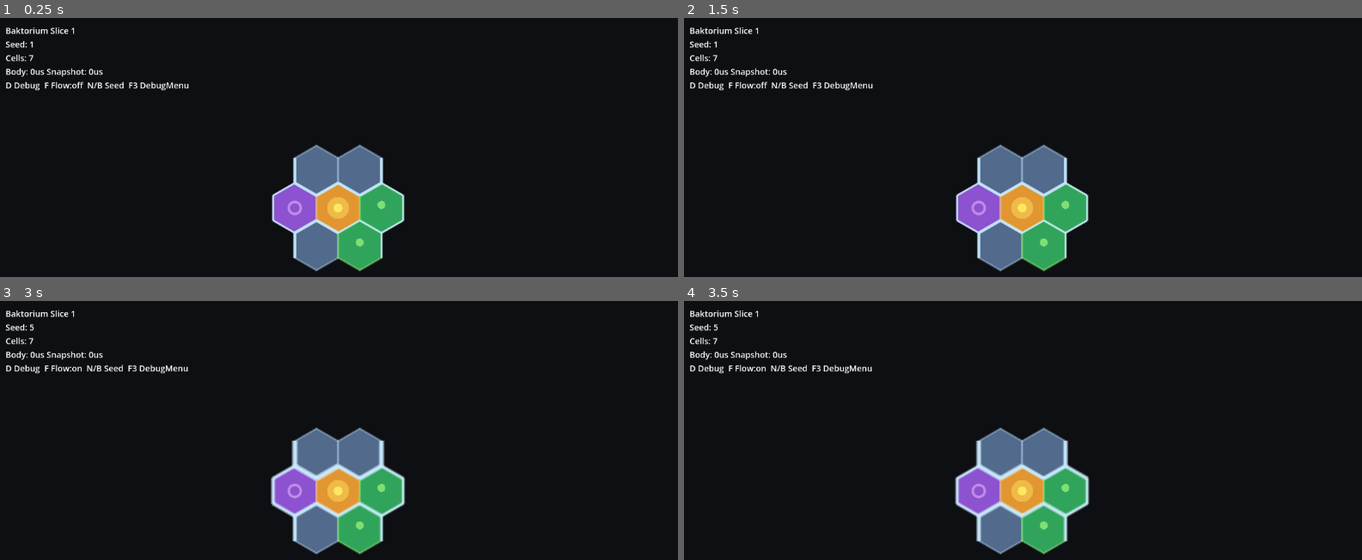
Above: before the commit, frames 1-4 (two rows, left to right).
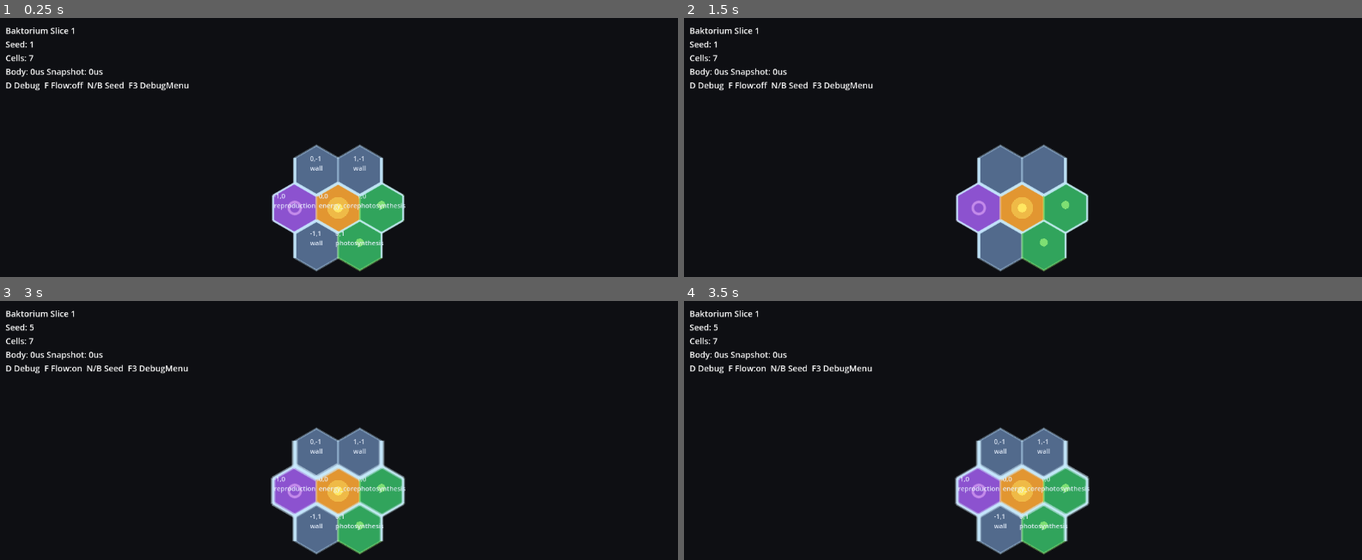
Above: after the commit, the same moments.

Repository: Kanturna/baktorium
Game: Godot game, scene res://scenes/lab/starter_bacterium_lab.tscn
Two runs of this game, one before a commit and one after it. Both use one fixed random seed, a clock stepped at 60 frames per second and the inputs below.
Inputs:
- Up to frame 1 (0.25 s): no input
- Up to frame 2 (1.5 s): tap Enter at 0.5 s; hold D 0.53-1.28 s; tap N at 0.6 s; tap Space at 1.25 s; tap B at 1.35 s
- Up to frame 3 (3 s): tap Enter at 2 s; hold D from 2.03 s (still down); tap R at 2.1 s; tap Space at 2.75 s; tap F at 2.85 s
- Up to frame 4 (3.5 s): keep holding D

The runs differ from the first frame. In frame 1, 0.5% of the frame differs, in the area x 40-60%, y 53-89%; in frame 2, nothing differs; in frame 3, 0.5%; in frame 4, 0.5%.
Error before the commit: Invalid type in function 'draw_multiline_string' in base 'Node2D (HexOrganismRenderer)'. Cannot convert argument 7 from Color to int. (res://src/rendering/hex_…

Commit message:
fix(sim): close slice 1 review gaps
Addresses Claude Code's Slice 1 review findings by hiding OrganismBody cell storage, routing snapshot and validator reads through body APIs, and documenting plugin-required autoloads.
Adds requires_surface to CellFunctionDef resources, hardens connectivity/boundary/plugin-isolation validation, repairs main scene startup and debug text drawing, and records remaining visual/rendering follow-ups in FINDINGS.md.
Validation passed for all Slice 1 headless suites plus a headless main scene start.

Diff:
--- a/project.godot
+++ b/project.godot
@@ -11,7 +11,7 @@
 [application]
 
 config/name="baktorium"
-run/main_scene="uid://dbke7vdra2t0r"
+run/main_scene="res://scenes/lab/starter_bacterium_lab.tscn"
 config/features=PackedStringArray("4.6", "Mobile")
 config/icon="res://icon.svg"
 
--- a/resources/cell_functions/energy_core.tres
+++ b/resources/cell_functions/energy_core.tres
@@ -12,4 +12,5 @@
 maintenance_cost = 0.0
 growth_cost = 0.0
 protection_value = 0.0
+requires_surface = false
 visual_weight = 1.0
--- a/resources/cell_functions/photosynthesis.tres
+++ b/resources/cell_functions/photosynthesis.tres
@@ -12,4 +12,5 @@
 maintenance_cost = 0.0
 growth_cost = 0.0
 protection_value = 0.0
+requires_surface = true
 visual_weight = 1.0
--- a/resources/cell_functions/reproduction.tres
+++ b/resources/cell_functions/reproduction.tres
@@ -12,4 +12,5 @@
 maintenance_cost = 0.0
 growth_cost = 0.0
 protection_value = 0.0
+requires_surface = false
 visual_weight = 1.0
--- a/resources/cell_functions/wall.tres
+++ b/resources/cell_functions/wall.tres
@@ -12,4 +12,5 @@
 maintenance_cost = 0.0
 growth_cost = 0.0
 protection_value = 0.0
+requires_surface = true
 visual_weight = 1.0
--- a/src/core/hex/hex_coord.gd
+++ b/src/core/hex/hex_coord.gd
@@ -1,5 +1,7 @@
 class_name HexCoord
 extends RefCounted
+
+static var _script_cache = null
 
 var q: int
 var r: int
@@ -38,8 +40,14 @@
 	var parts = key.split(",", false, 2)
 	if parts.size() != 2:
 		push_error("Invalid hex coord key: %s" % key)
-		return load("res://src/core/hex/hex_coord.gd").new()
-	return load("res://src/core/hex/hex_coord.gd").new(int(parts[0]), int(parts[1]))
+		return _new_coord()
+	return _new_coord(int(parts[0]), int(parts[1]))
+
+
+static func _new_coord(p_q: int = 0, p_r: int = 0):
+	if _script_cache == null:
+		_script_cache = load("res://src/core/hex/hex_coord.gd")
+	return _script_cache.new(p_q, p_r)
 
 
 func _to_string() -> String:
--- a/src/genetics/genome.gd
+++ b/src/genetics/genome.gd
@@ -8,4 +8,4 @@
 @export_range(0.0, 1.0, 0.01) var symmetry_bias: float = 0.70
 @export_range(0.0, 1.0, 0.01) var surface_preference: float = 0.80
 @export_range(0.0, 1.0, 0.01) var energy_efficiency: float = 0.50
-@export_range(0.0, 1.0, 0.01) var mutation_rate: float = 0.02
+@export_range(0.0, 1.0, 0.01) var mutation_rate: float = 0.0
--- a/src/rendering/hex_debug_overlay.gd
+++ b/src/rendering/hex_debug_overlay.gd
@@ -30,5 +30,6 @@
 		HORIZONTAL_ALIGNMENT_CENTER,
 		-1.0,
 		font_size,
+		-1,
 		config.label_color
 	)
--- a/src/rendering/hex_organism_renderer.gd
+++ b/src/rendering/hex_organism_renderer.gd
@@ -95,7 +95,8 @@
 	var color: Color = segment["color"]
 	if not HexOutlineDrawer.plugin_available():
 		HexOutlineDrawer.draw_edge(self, from_point, to_point, color, width)
-	WallFlowRenderer.draw_flow_edge(self, from_point, to_point, color, width, elapsed_seconds, coord.q * 131 + coord.r * 71 + direction, render_config)
+	if render_config.flow_enabled:
+		WallFlowRenderer.draw_flow_edge(self, from_point, to_point, color, width, elapsed_seconds, coord.q * 131 + coord.r * 71 + direction, render_config)
 
 
 func _coord_to_pixel(coord) -> Vector2:
--- a/src/runtime/organism_snapshot_builder.gd
+++ b/src/runtime/organism_snapshot_builder.gd
@@ -9,11 +9,10 @@
 
 static func build(body, catalog):
 	var snapshot = OrganismRenderSnapshot.new(body.organism_id, body.seed)
-	var keys = body.cells_by_key.keys()
-	keys.sort()
+	var keys = body.get_cell_keys()
 
 	for key in keys:
-		var cell = body.cells_by_key[key]
+		var cell = body.get_cell_by_key(key)
 		var definition = catalog.get_definition(cell.function_id) if catalog != null else null
 		var base_color = definition.base_color if definition != null else Color.WHITE
 		var accent_color = definition.accent_color if definition != null else Color.WHITE
--- a/src/sim/body/organism_body.gd
+++ b/src/sim/body/organism_body.gd
@@ -7,7 +7,7 @@
 
 var organism_id: int
 var seed: int
-var cells_by_key: Dictionary = {}
+var _cells_by_key: Dictionary = {}
 
 
 func _init(p_organism_id: int = 1, p_seed: int = 1) -> void:
@@ -17,26 +17,36 @@
 
 func _place_cell_internal(cell) -> bool:
 	var key = cell.coord.to_key()
-	if cells_by_key.has(key):
+	if _cells_by_key.has(key):
 		return false
-	cells_by_key[key] = cell
+	_cells_by_key[key] = cell
 	return true
 
 
 func has_cell(coord) -> bool:
-	return cells_by_key.has(coord.to_key())
+	return _cells_by_key.has(coord.to_key())
 
 
 func get_cell(coord):
-	return cells_by_key.get(coord.to_key())
+	return _cells_by_key.get(coord.to_key())
+
+
+func get_cell_by_key(key: String):
+	return _cells_by_key.get(key)
+
+
+func get_cell_keys() -> Array:
+	var keys = _cells_by_key.keys()
+	keys.sort()
+	return keys
 
 
 func get_cells() -> Array:
-	return cells_by_key.values()
+	return _cells_by_key.values()
 
 
 func get_cell_count() -> int:
-	return cells_by_key.size()
+	return _cells_by_key.size()
 
 
 func get_boundary_edges() -> Array:
@@ -63,10 +73,10 @@
 
 
 func is_body_connected() -> bool:
-	if cells_by_key.is_empty():
+	if _cells_by_key.is_empty():
 		return true
 
-	var keys = cells_by_key.keys()
+	var keys = _cells_by_key.keys()
 	var start_key: String = keys[0]
 	var visited = {}
 	var queue: Array[String] = [start_key]
@@ -74,11 +84,11 @@
 
 	while not queue.is_empty():
 		var current_key: String = queue.pop_front()
-		var current_cell = cells_by_key[current_key]
+		var current_cell = _cells_by_key[current_key]
 		for neighbor_coord in HexGridMath.neighbors(current_cell.coord):
 			var neighbor_key = neighbor_coord.to_key()
-			if cells_by_key.has(neighbor_key) and not visited.has(neighbor_key):
+			if _cells_by_key.has(neighbor_key) and not visited.has(neighbor_key):
 				visited[neighbor_key] = true
 				queue.append(neighbor_key)
 
-	return visited.size() == cells_by_key.size()
+	return visited.size() == _cells_by_key.size()
--- a/src/sim/body/organism_validator.gd
+++ b/src/sim/body/organism_validator.gd
@@ -43,7 +43,7 @@
 		errors.append("Starter body expected %d cells, found %d." % [expected.size(), body.get_cell_count()])
 
 	for key in expected.keys():
-		var cell = body.cells_by_key.get(key)
+		var cell = body.get_cell_by_key(key)
 		if cell == null:
 			errors.append("Missing starter cell at %s." % key)
 		elif cell.function_id != expected[key]:
--- a/src/sim/catalog/cell_function_def.gd
+++ b/src/sim/catalog/cell_function_def.gd
@@ -9,4 +9,5 @@
 @export var maintenance_cost: float = 0.0
 @export var growth_cost: float = 0.0
 @export var protection_value: float = 0.0
+@export var requires_surface: bool = false
 @export var visual_weight: float = 1.0
--- a/tests/headless/run_slice_1_validation.gd
+++ b/tests/headless/run_slice_1_validation.gd
@@ -1,8 +1,6 @@
 extends SceneTree
 
 const CellFunctionCatalog = preload("res://src/sim/catalog/cell_function_catalog.gd")
-const HexCoord = preload("res://src/core/hex/hex_coord.gd")
-const HexGridMath = preload("res://src/core/hex/hex_grid_math.gd")
 const HexRenderConfig = preload("res://src/rendering/hex_render_config.gd")
 const OrganismSnapshotBuilder = preload("res://src/runtime/organism_snapshot_builder.gd")
 const OrganismValidator = preload("res://src/sim/body/organism_validator.gd")
@@ -12,59 +10,99 @@
 
 func _initialize() -> void:
 	var failures: Array[String] = []
-	_validate_hex(failures)
-	_validate_body(failures)
-	_validate_snapshot(failures)
-	_validate_plugins(failures)
-	_finish("Slice 1 validation", failures)
+	_validate_end_to_end_determinism(failures)
+	_validate_public_body_surface(failures)
+	_validate_source_boundaries(failures)
+	_validate_project_entrypoint(failures)
+	_finish("Slice 1 integration validation", failures)
 
 
-func _validate_hex(failures: Array[String]) -> void:
-	var origin = HexCoord.new(0, 0)
-	if HexGridMath.neighbors(origin).size() != 6:
-		failures.append("Hex neighbor count failed.")
-	if HexGridMath.distance(origin, HexCoord.new(1, -1)) != 1:
-		failures.append("Hex distance failed.")
+func _validate_end_to_end_determinism(failures: Array[String]) -> void:
+	var first = _snapshot_signature(41)
+	var second = _snapshot_signature(41)
+	var third = _snapshot_signature(42)
+	if first != second:
+		failures.append("Same seed should build the same render snapshot.")
+	if first == third:
+		failures.append("Different seeds should produce a distinct visual snapshot signature.")
 
 
-func _validate_body(failures: Array[String]) -> void:
+func _snapshot_signature(seed: int) -> String:
 	var catalog = CellFunctionCatalog.default_catalog()
 	var service = SimulationService.new()
 	get_root().add_child(service)
+	var body = StarterBacteriumFactory.new().build(service, 1, seed)
+	var errors = OrganismValidator.validate_starter_body(body, catalog)
+	if not errors.is_empty():
+		return "invalid:%s" % ";".join(errors)
+	var snapshot = OrganismSnapshotBuilder.build(body, catalog)
+	var parts: Array[String] = []
+	for cell in snapshot.cells:
+		parts.append("%d,%d:%s:%d" % [cell["q"], cell["r"], cell["function_id"], cell["visual_seed"]])
+	parts.append("edges:%d" % snapshot.boundary_edges.size())
+	return "|".join(parts)
+
+
+func _validate_public_body_surface(failures: Array[String]) -> void:
+	var service = SimulationService.new()
+	get_root().add_child(service)
 	var body = StarterBacteriumFactory.new().build(service, 1, 19)
-	failures.append_array(OrganismValidator.validate_starter_body(body, catalog))
 	if service.placement_count != 7:
 		failures.append("SimulationService placement path failed.")
 	if body.has_method("add_cell"):
 		failures.append("OrganismBody exposes forbidden add_cell().")
+	for property in body.get_property_list():
+		if property.get("name") == "cells_by_key":
+			failures.append("OrganismBody exposes public cells_by_key.")
 
 
-func _validate_snapshot(failures: Array[String]) -> void:
-	var catalog = CellFunctionCatalog.default_catalog()
-	var service = SimulationService.new()
-	get_root().add_child(service)
-	var body = StarterBacteriumFactory.new().build(service, 1, 23)
-	var snapshot = OrganismSnapshotBuilder.build(body, catalog)
-	if snapshot.cell_count != 7:
-		failures.append("Snapshot cell count failed.")
-	if snapshot.boundary_edges.is_empty():
-		failures.append("Snapshot boundary edge derivation failed.")
+func _validate_source_boundaries(failures: Array[String]) -> void:
 	var renderer_source = FileAccess.get_file_as_string("res://src/rendering/hex_organism_renderer.gd")
 	if renderer_source.contains("OrganismBody") or renderer_source.contains("get_body("):
 		failures.append("Renderer depends on sim body.")
 
+	var files: Array[String] = []
+	_collect_gd_files("res://src", files)
+	for file_path in files:
+		if file_path.ends_with("organism_body.gd"):
+			continue
+		var source = FileAccess.get_file_as_string(file_path)
+		if source.contains(".cells_by_key"):
+			failures.append("Direct cells_by_key access outside OrganismBody: %s" % file_path)
 
-func _validate_plugins(failures: Array[String]) -> void:
+
+func _validate_project_entrypoint(failures: Array[String]) -> void:
 	var project = FileAccess.get_file_as_string("res://project.godot")
-	if not project.contains("run/main_scene=\"uid://dbke7vdra2t0r\""):
+	if not project.contains("run/main_scene=\"res://scenes/lab/starter_bacterium_lab.tscn\""):
 		failures.append("Main scene is not set to starter bacterium lab.")
 	if not project.contains("res://addons/antialiased_line2d/plugin.cfg"):
 		failures.append("Antialiased Line2D plugin not enabled.")
 	if not project.contains("res://addons/debug_menu/plugin.cfg"):
 		failures.append("Debug Menu plugin not enabled.")
+	var scene = load("res://scenes/lab/starter_bacterium_lab.tscn")
+	if scene == null:
+		failures.append("Starter bacterium lab scene does not load.")
 	var config = load("res://resources/render/starter_bacterium_render_config.tres") as HexRenderConfig
 	if config == null or config.flow_enabled:
 		failures.append("Render config missing or flow default is not false.")
+
+
+func _collect_gd_files(path: String, files: Array[String]) -> void:
+	var dir = DirAccess.open(path)
+	if dir == null:
+		return
+	dir.list_dir_begin()
+	var entry = dir.get_next()
+	while entry != "":
+		if entry.begins_with("."):
+			entry = dir.get_next()
+			continue
+		var child_path = "%s/%s" % [path, entry]
+		if dir.current_is_dir():
+			_collect_gd_files(child_path, files)
+		elif entry.ends_with(".gd"):
+			files.append(child_path)
+		entry = dir.get_next()
 
 
 func _finish(label: String, failures: Array[String]) -> void:
--- a/tests/headless/run_slice_1a_hex_validation.gd
+++ b/tests/headless/run_slice_1a_hex_validation.gd
@@ -9,6 +9,7 @@
 	_validate_neighbors(failures)
 	_validate_distance(failures)
 	_validate_pixel_mapping(failures)
+	_validate_key_roundtrip(failures)
 	_finish("Slice 1A hex validation", failures)
 
 
@@ -42,6 +43,14 @@
 		failures.append("Hex polygon should have 6 points.")
 
 
+func _validate_key_roundtrip(failures: Array[String]) -> void:
+	var coord = HexCoord.from_key("-2,3")
+	if coord.q != -2 or coord.r != 3:
+		failures.append("HexCoord.from_key() should round-trip q/r.")
+	if coord.to_key() != "-2,3":
+		failures.append("HexCoord.to_key() should round-trip from_key().")
+
+
 func _finish(label: String, failures: Array[String]) -> void:
 	if failures.is_empty():
 		print("%s: OK" % label)
--- a/tests/headless/run_slice_1b_body_validation.gd
+++ b/tests/headless/run_slice_1b_body_validation.gd
@@ -2,6 +2,8 @@
 
 const CellFunctionCatalog = preload("res://src/sim/catalog/cell_function_catalog.gd")
 const Genome = preload("res://src/genetics/genome.gd")
+const HexCoord = preload("res://src/core/hex/hex_coord.gd")
+const HexGridMath = preload("res://src/core/hex/hex_grid_math.gd")
 const OrganismBody = preload("res://src/sim/body/organism_body.gd")
 const OrganismValidator = preload("res://src/sim/body/organism_validator.gd")
 const SimulationService = preload("res://src/sim/simulation_service.gd")
@@ -20,6 +22,7 @@
 	_validate_catalog(catalog, failures)
 	_validate_genome_schema(failures)
 	_validate_factory_uses_service(service, failures)
+	_validate_connectivity_and_boundary_cases(failures)
 	_finish("Slice 1B body validation", failures)
 
 
@@ -28,6 +31,9 @@
 		failures.append("OrganismBody must not expose public add_cell().")
 	if not body.has_method("_place_cell_internal"):
 		failures.append("OrganismBody must expose internal _place_cell_internal() for SimulationService only.")
+	for property in body.get_property_list():
+		if property.get("name") == "cells_by_key":
+			failures.append("OrganismBody must not expose public cells_by_key.")
 
 
 func _validate_starter_body(body, catalog, failures: Array[String]) -> void:
@@ -66,6 +72,47 @@
 		failures.append("StarterBacteriumFactory must not place cells through OrganismBody directly.")
 
 
+func _validate_connectivity_and_boundary_cases(failures: Array[String]) -> void:
+	var line_service = SimulationService.new()
+	get_root().add_child(line_service)
+	line_service.create_organism(2, 2)
+	line_service.place_cell(2, HexCoord.new(0, 0), &"wall")
+	line_service.place_cell(2, HexCoord.new(1, 0), &"wall")
+	line_service.place_cell(2, HexCoord.new(2, 0), &"wall")
+	if not line_service.get_body(2).is_body_connected():
+		failures.append("Three-cell line should be connected.")
+
+	var gap_service = SimulationService.new()
+	get_root().add_child(gap_service)
+	gap_service.create_organism(3, 3)
+	gap_service.place_cell(3, HexCoord.new(0, 0), &"wall")
+	gap_service.place_cell(3, HexCoord.new(2, 0), &"wall")
+	if gap_service.get_body(3).is_body_connected():
+		failures.append("Two cells with one hex gap should not be connected.")
+
+	var isolated_service = SimulationService.new()
+	get_root().add_child(isolated_service)
+	isolated_service.create_organism(4, 4)
+	isolated_service.place_cell(4, HexCoord.new(0, 0), &"wall")
+	var isolated_body = isolated_service.get_body(4)
+	if not isolated_body.is_boundary_cell(HexCoord.new(0, 0)):
+		failures.append("Isolated cell should be a boundary cell.")
+	if isolated_body.get_boundary_edges().size() != 6:
+		failures.append("Isolated cell should expose 6 boundary edges.")
+
+	var ring_service = SimulationService.new()
+	get_root().add_child(ring_service)
+	ring_service.create_organism(5, 5)
+	for coord in HexGridMath.neighbors(HexCoord.new(0, 0)):
+		ring_service.place_cell(5, coord, &"wall")
+	var ring_body = ring_service.get_body(5)
+	if ring_body.get_cell_count() != 6:
+		failures.append("Radius-1 ring should contain 6 cells.")
+	for cell in ring_body.get_cells():
+		if not ring_body.is_boundary_cell(cell.coord):
+			failures.append("Ring cell %s should be boundary." % cell.coord.to_key())
+
+
 func _finish(label: String, failures: Array[String]) -> void:
 	if failures.is_empty():
 		print("%s: OK" % label)
--- a/tests/headless/run_slice_1d_plugin_validation.gd
+++ b/tests/headless/run_slice_1d_plugin_validation.gd
@@ -10,6 +10,7 @@
 	_validate_plugins(failures)
 	_validate_render_config(failures)
 	_validate_adapters(failures)
+	_validate_plugin_isolation(failures)
 	_finish("Slice 1D plugin validation", failures)
 
 
@@ -41,6 +42,36 @@
 		failures.append("DebugMenuAdapter missing toggle().")
 
 
+func _validate_plugin_isolation(failures: Array[String]) -> void:
+	var files: Array[String] = []
+	for path in ["res://src/sim", "res://src/genetics", "res://src/runtime"]:
+		_collect_gd_files(path, files)
+	for file_path in files:
+		var source = FileAccess.get_file_as_string(file_path)
+		if source.contains("addons/antialiased_line2d") or source.contains("addons/debug_menu"):
+			failures.append("Plugin path leaked into non-render/debug layer: %s" % file_path)
+		if source.contains("AntialiasedLine2D") or source.contains("DebugMenu"):
+			failures.append("Plugin class leaked into non-render/debug layer: %s" % file_path)
+
+
+func _collect_gd_files(path: String, files: Array[String]) -> void:
+	var dir = DirAccess.open(path)
+	if dir == null:
+		return
+	dir.list_dir_begin()
+	var entry = dir.get_next()
+	while entry != "":
+		if entry.begins_with("."):
+			entry = dir.get_next()
+			continue
+		var child_path = "%s/%s" % [path, entry]
+		if dir.current_is_dir():
+			_collect_gd_files(child_path, files)
+		elif entry.ends_with(".gd"):
+			files.append(child_path)
+		entry = dir.get_next()
+
+
 func _finish(label: String, failures: Array[String]) -> void:
 	if failures.is_empty():
 		print("%s: OK" % label)
Not shown, changed: docs/DECISIONS.md
Not shown, changed: docs/FINDINGS.md
Not shown, changed: docs/STATUS.md
